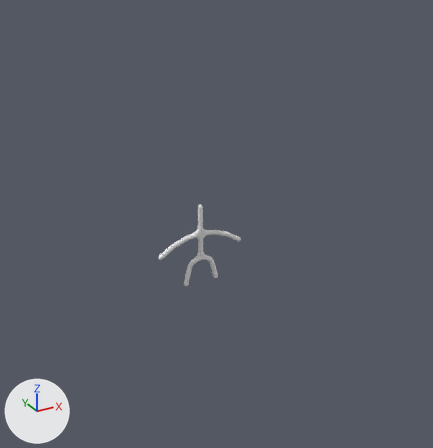
Renders of the Blender file Monster_Generator.blend from each side of a commit.
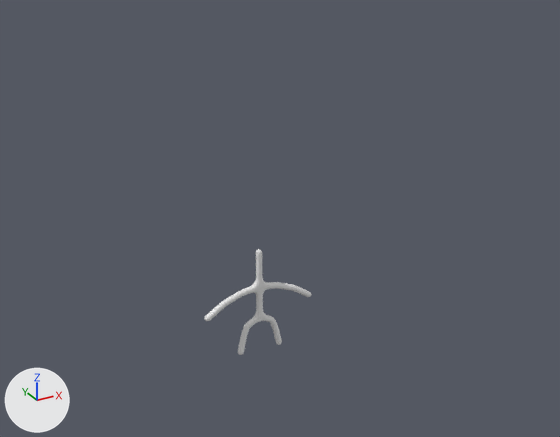
The first picture shows the older version from a camera (50 mm lens) standing at (-23.3, -45.4, 25.7) and looking at (-1.1, -5.1, 5.5). The close-ups show both versions on the part from 0% to 100% of the width and 3% to 78% of the height of that picture. Arrows for +X, +Y and +Z are at lower left; the lights stay in place.

Objects in the first close-up: 'Monstre.001'.
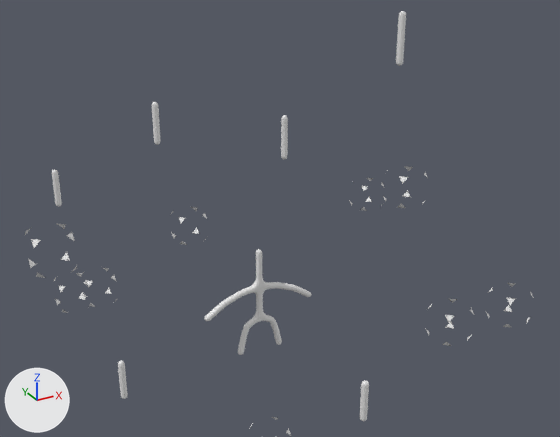
Pixel boxes [x1, y1, x2, y2] of what changed, in the close-ups (560 x 437 px):
'Cube.002', added
    after: [396, 11, 534, 346]
'Cube.001', added
    after: [25, 102, 428, 278]
'Cube', added
    after: [171, 115, 385, 245]
'Cube.003', added
    after: [52, 170, 117, 313]
'Cube.005', added
    after: [360, 380, 369, 421]
'Cube.004', added
    after: [118, 361, 291, 437]

What changed in the scene script:
```text
Add me_cube:
    me_cube.from_pydata([(0.0, 0.0, 0.0), (-6.59, -0.81, -4.81), (-8.59, 1.19, -2.81), (-8.59, 1.19, -4.81), (-8.59, -0.81, -2.81), (-8.59, -0.81, -4.81), (0.0, 0.0, 3.3), (0.0, 0.0, 1.44), (-6.59, -0.81, -2.81), (-6.59, 1.19, -4.81), (-6.59, 1.19, -2.81)], [(7, 6), (0, 7)], [(10, 2, 4, 8), (3, 9, 1, 5), (1, 8, 4, 5), (9, 10, 8, 1), (3, 2, 10, 9), (5, 4, 2, 3)])
Add me_cube_001:
    me_cube_001.from_pydata([(0.0, 0.0, 0.0), (12.0, -15.1, -1.9), (10.0, -13.1, 0.1), (10.0, -13.1, -1.9), (10.0, -15.1, 0.1), (10.0, -15.1, -1.9), (0.0, 0.0, 3.1), (0.0, 0.0, 1.4), (12.0, -15.1, 0.1), (12.0, -13.1, -1.9), (12.0, -13.1, 0.1)], [(7, 6), (0, 7)], [(10, 2, 4, 8), (3, 9, 1, 5), (1, 8, 4, 5), (9, 10, 8, 1), (3, 2, 10, 9), (5, 4, 2, 3)])
Add me_cube_002:
    me_cube_002.from_pydata([(0.0, 0.0, 0.0), (-1.4, -10.6, -14.5), (-3.4, -8.6, -12.5), (-3.4, -8.6, -14.5), (-3.4, -10.6, -12.5), (-3.4, -10.6, -14.5), (0.0, 0.0, 3.4), (0.0, 0.0, 1.8), (-1.4, -10.6, -12.5), (-1.4, -8.6, -14.5), (-1.4, -8.6, -12.5)], [(7, 6), (0, 7)], [(10, 2, 4, 8), (3, 9, 1, 5), (1, 8, 4, 5), (9, 10, 8, 1), (3, 2, 10, 9), (5, 4, 2, 3)])
Add me_cube_003:
    me_cube_003.from_pydata([(0.0, 0.0, 0.0), (1.94, -6.32, -5.51), (-0.06, -4.32, -3.51), (-0.06, -4.32, -5.51), (-0.06, -6.32, -3.51), (-0.06, -6.32, -5.51), (0.0, 0.0, 2.81), (0.0, 0.0, 1.51), (1.94, -6.32, -3.51), (1.94, -4.32, -5.51), (1.94, -4.32, -3.51)], [(7, 6), (0, 7)], [(10, 2, 4, 8), (3, 9, 1, 5), (1, 8, 4, 5), (9, 10, 8, 1), (3, 2, 10, 9), (5, 4, 2, 3)])
Add me_cube_004:
    me_cube_004.from_pydata([(0.0, 0.0, 0.0), (7.66, -9.44, -1.41), (5.66, -7.44, 0.59), (5.66, -7.44, -1.41), (5.66, -9.44, 0.59), (5.66, -9.44, -1.41), (0.0, 0.0, 2.95), (0.0, 0.0, 1.1), (7.66, -9.44, 0.59), (7.66, -7.44, -1.41), (7.66, -7.44, 0.59)], [(7, 6), (0, 7)], [(10, 2, 4, 8), (3, 9, 1, 5), (1, 8, 4, 5), (9, 10, 8, 1), (3, 2, 10, 9), (5, 4, 2, 3)])
Add me_cube_005:
    me_cube_005.from_pydata([(0.0, 0.0, 0.0), (0.0, 0.0, 2.86), (0.0, 0.0, 1.82)], [(2, 1), (0, 2)], [])
Add ob_cube:
    ob_cube = bpy.data.objects.new('Cube', me_cube)  # modifiers MIRROR, SKIN, SUBSURF
    ob_cube.location = (3.64, 2.88, 10.58)
Add ob_cube_001:
    ob_cube_001 = bpy.data.objects.new('Cube.001', me_cube_001)  # modifiers MIRROR, SKIN, SUBSURF
    ob_cube_001.location = (-4.89, 5.89, 12.05)
Add ob_cube_002:
    ob_cube_002 = bpy.data.objects.new('Cube.002', me_cube_002)  # modifiers MIRROR, SKIN, SUBSURF
    ob_cube_002.location = (8.03, -4.35, 17.9)
Add ob_cube_003:
    ob_cube_003 = bpy.data.objects.new('Cube.003', me_cube_003)  # modifiers MIRROR, SKIN, SUBSURF
    ob_cube_003.location = (-11.4, 9.56, 7.48)
Add ob_cube_004:
    ob_cube_004 = bpy.data.objects.new('Cube.004', me_cube_004)  # modifiers MIRROR, SKIN, SUBSURF
    ob_cube_004.location = (-10.85, -0.96, -3.17)
Add ob_cube_005:
    ob_cube_005 = bpy.data.objects.new('Cube.005', me_cube_005)  # modifiers MIRROR, SKIN, SUBSURF
    ob_cube_005.location = (0.34, -12.96, -1.49)
```
